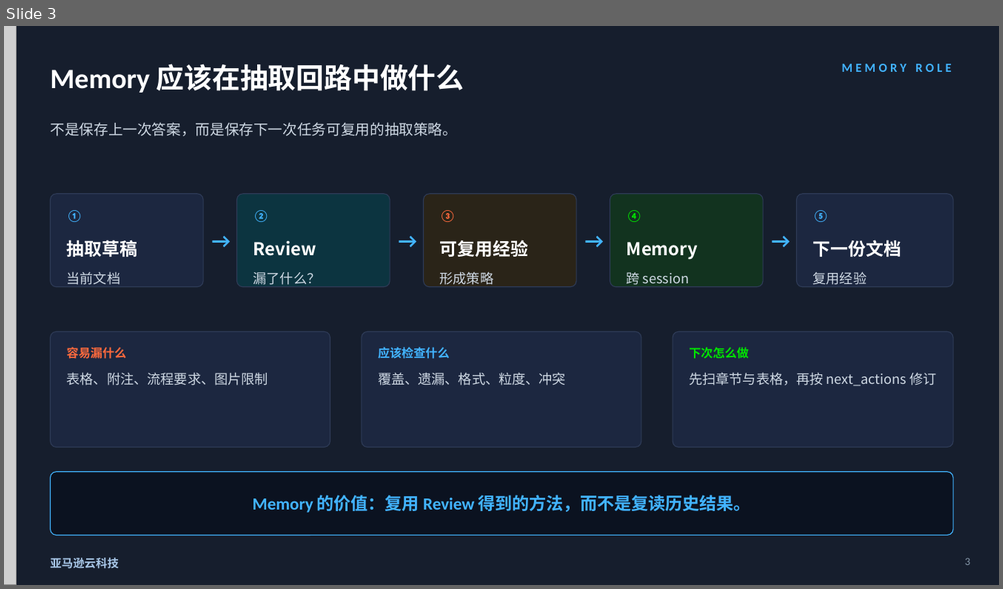
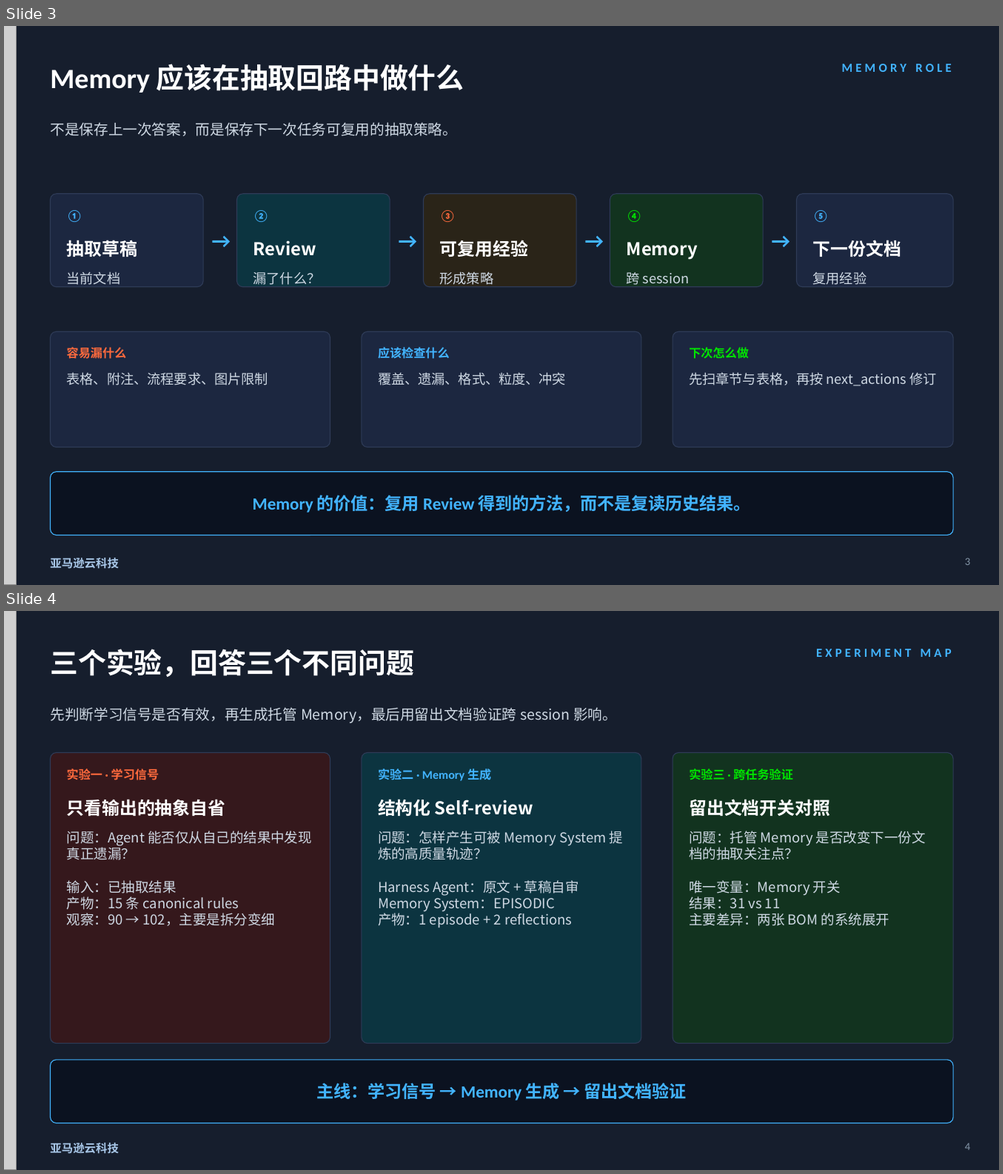
Before and after one commit to dashjim/agentcore-memory-loop, a slide deck: docs/记忆能让Agent越跑越好吗-V3.pptx. Shown one above the other, each under a label of ours: slide 3 before the commit, slides 3 and 4 after it. The pictures are 1003x589 and 1003x1174 pixels, drawn with LibreOffice and Linux fonts; fonts in the diff are those of the drawing; grey boxes stand for pictures. Boxes give left, top, right and bottom in pixels: in the first picture for what was removed or moved away, otherwise in the second. Text is boxed around its words. In the diff, an @@ line names an element or a change of style, - is before the commit and + after.

Commit message:
docs: separate memory experiments in V3 deck

```diff
--- a/docs/记忆能让Agent越跑越好吗-V3.pptx
+++ b/docs/记忆能让Agent越跑越好吗-V3.pptx
@@ slide 4 added at (4,611,999,1170), background #161E2D @@
@@ picture added at (4,611,16,1170) @@
@@ text added at (50,649,413,677), 27 pt, text #FFFFFF, bold @@
+三个实验，回答三个不同问题
@@ text added at (816,649,951,657), 12 pt, text #42B4FF, bold @@
+EXPERIMENT MAP
@@ text added at (50,707,617,723), 14 pt, text #CFD9E4 @@
+先判断学习信号是否有效，再生成托管 Memory，最后用留出文档验证跨 session 影响。
@@ rounded rectangle added at (51,753,330,1044), fill #35181C, outline #2E3B57 0.8 pt @@
@@ rounded rectangle added at (361,753,641,1044), fill #0C3440, outline #2E3B57 0.8 pt @@
@@ rounded rectangle added at (672,753,953,1044), fill #12331F, outline #2E3B57 0.8 pt @@
@@ text added at (67,769,159,780), 11.5 pt, text #FF6A3D, bold @@
+实验一 · 学习信号
@@ text added at (378,769,491,781), 11.5 pt, text #42B4FF, bold @@
+实验二 · Memory 生成
@@ text added at (688,769,793,780), 11.5 pt, text #00E500, bold @@
+实验三 · 跨任务验证
@@ text added at (67,799,226,817), 17 pt, text #FFFFFF, bold @@
+只看输出的抽象自省
@@ text added at (378,799,533,816), 17 pt, text #FFFFFF, bold @@
+结构化 Self-review
@@ text added at (688,799,830,816), 17 pt, text #FFFFFF, bold @@
+留出文档开关对照
@@ text added at (67,831,312,926), 13.2 pt, text #CFD9E4 @@
+问题：Agent 能否仅从自己的结果中发现真正遗漏？
+输入：已抽取结果
+产物：15 条 canonical rules
+观察：90 → 102，主要是拆分变细
@@ text added at (378,831,623,928), 13.2 pt, text #CFD9E4 @@
+问题：怎样产生可被 Memory System 提炼的高质量轨迹？
+Harness Agent：原文 + 草稿自审
+Memory System：EPISODIC
+产物：1 episode + 2 reflections
@@ text added at (688,831,925,926), 13.2 pt, text #CFD9E4 @@
+问题：托管 Memory 是否改变下一份文档的抽取关注点？
+唯一变量：Memory 开关
+结果：31 vs 11
+主要差异：两张 BOM 的系统展开
@@ rounded rectangle added at (51,1060,953,1124), fill #0B1220, outline #42B4FF 0.8 pt @@
@@ text added at (317,1083,686,1101), 16.5 pt, text #42B4FF, bold @@
+主线：学习信号 → Memory 生成 → 留出文档验证
@@ text added at (50,1143,119,1154), 11 pt, text #A8C7E8, bold @@
+亚马逊云科技
@@ text added at (965,1144,970,1150), 10.5 pt, text #8496A8 @@
+4
```
Also in this commit, not shown: 9 slides changed, 4 other slides added, 2 slides removed, 2 other files.
